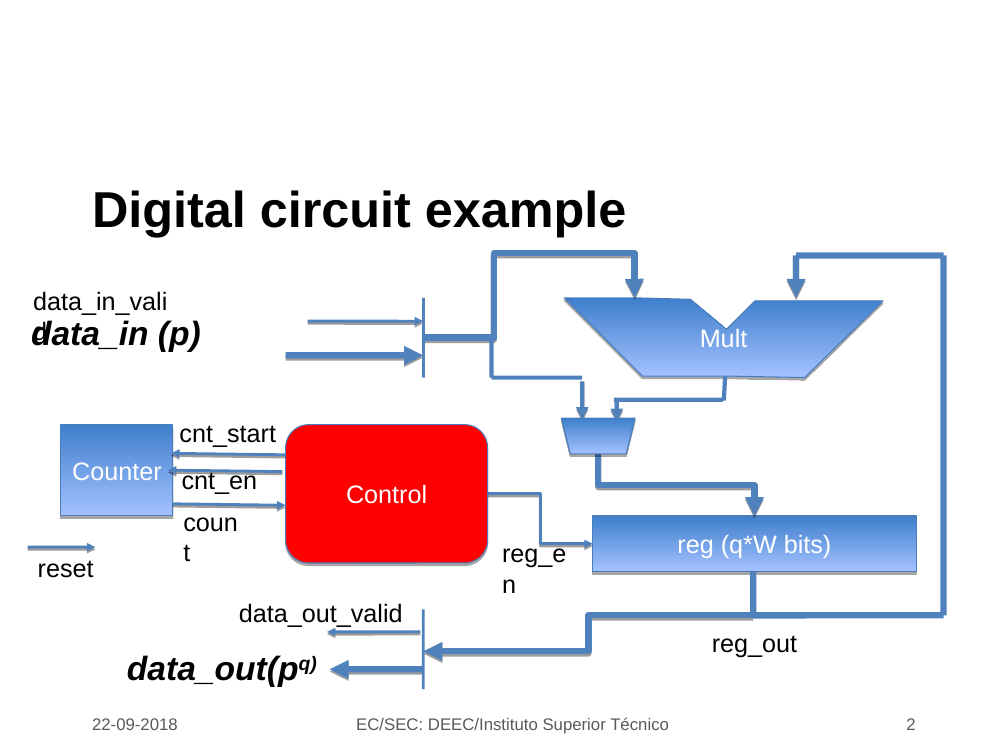
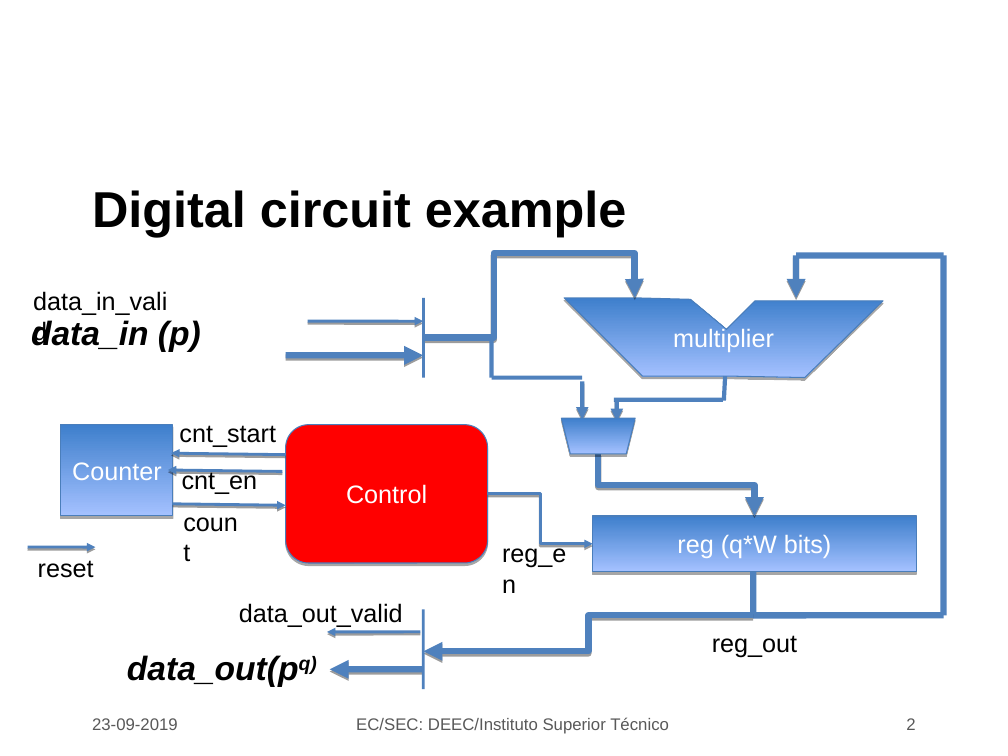
Before and after one commit to jjts/ist-sec, a slide deck: slide 2 of lectures/l2_verilog/l2.odp. Drawn at 1008x756 pixels with LibreOffice and Linux fonts; fonts in the diff are those of the drawing; background and template pictures are left out. Boxes give left, top, right and bottom in pixels: in the first picture for what was removed or moved away, otherwise in the second. Text is boxed around its words. In the diff, an @@ line names an element or a change of style, - is before the commit and + after.

```diff
--- a/lectures/l2_verilog/l2.odp
+++ b/lectures/l2_verilog/l2.odp
@@ text in freeform shape at (673,330,774,352): text changed @@
-Mult
+multiplier
@@ text at (92,718,178,730): text changed @@
-22-09-2018
+23-09-2019
```
Also in this commit, not shown: 4 other slides changed, 2 other files.
